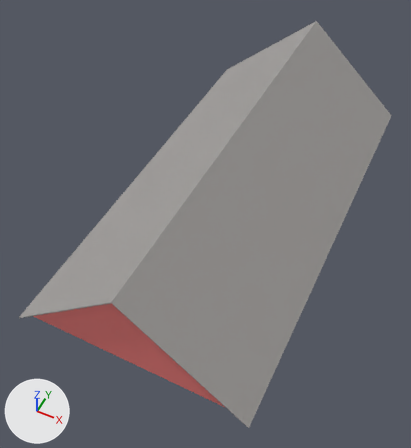
The FBX model Next-Level Sonics City/Assets/View/Resources/Tiles/ResidentialBuildingTile/Model/Roof/BigRoof.fbx, before and after one commit.
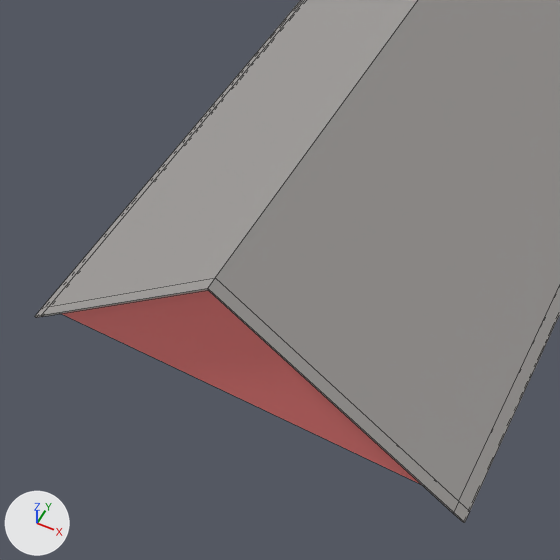
Each version appears first whole from a 50 mm camera at (12.1, -29.4, 46.4) aimed at (-0.7, -3.9, 14.5), and next in a close-up on the part from 0% to 73% of the width and 33% to 100% of the height. Arrows for +X, +Y and +Z are at lower left; the lights stay in place. The close-ups show mesh edges as thin lines. Where no turn or scale is listed for an object, it has been applied to the vertices.

Objects in the first close-up: 'BigRoof'.
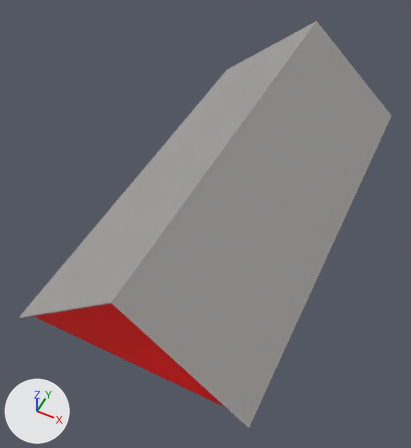
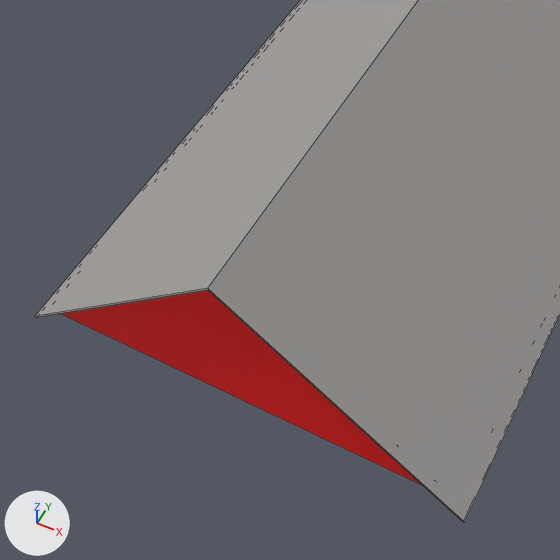
The newer file is also turned or shifted as a whole; pictures and numbers use the older file's frame.

The change, as JSON lines over the scene's bpy script:
```json
{"op": "set", "path": "mat_housecolor.base_color", "old": "(0.961, 0.227, 0.219)", "new": "(1.0, 0.0, 0.0)", "note": "pink #fb8381 -> red #ff0000"}
{"block": "me_cube_021", "where": "# used by ob_bigroof; location = (0.0, 0.0, 14.0)"}
{"op": "remove", "block": "me_cube_021", "code": "me_cube_021.from_pydata(...)  # 40 vertices, 39 faces; spans x -8.4..8.4, y -16.4..16.4, z -0.3..7.1"}
{"op": "add", "block": "me_cube_021", "code": "me_cube_021.from_pydata(...)  # 18 vertices, 10 faces; spans x -8.4..8.4, y -16.4..16.4, z -0.3..7.1"}
{"block": "me_cube_021", "change": "me_cube_021 part 1"}
{"block": "me_cube_021", "change": "22 vertices are removed from x -8.4..8.4, y -16.4..16.4, z -0.3..7.1"}
{"block": "me_cube_021", "change": "37 faces are deleted"}
{"block": "me_cube_021", "change": "8 new faces join them, mat_roof (grey #a3a09e)"}
```

Boxes (x1, y1, x2, y2) around the edits, measured in the close-ups (560 x 560 px):
```json
{"object": "BigRoof", "change": "recoloured, reshaped", "before": [35, 0, 560, 522], "after": [35, 0, 560, 522]}
```
